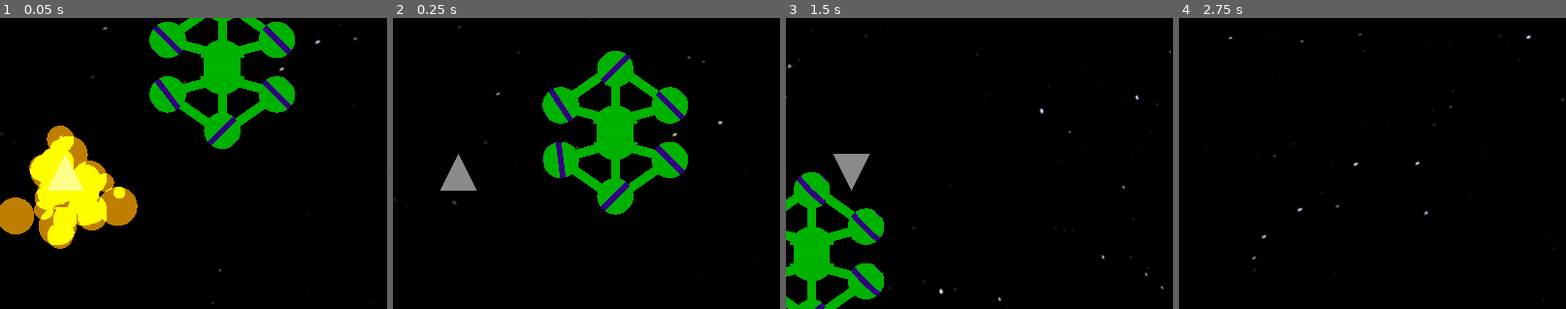
Above: before the commit, frames 1-4 (left to right).
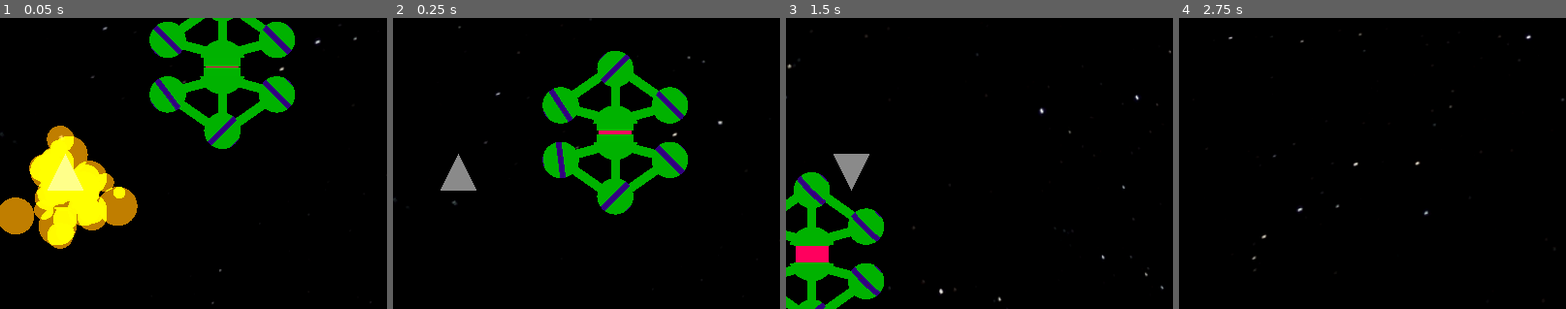
Above: after the commit, the same moments.

Repository: davis-trem/Bosconian3D
Game: Godot game, scene res://scenes/battle_field.tscn
Two runs of this game, one before a commit and one after it. Both use one fixed random seed, a clock stepped at 60 frames per second and the inputs below.
Inputs:
- Up to frame 1 (0.05 s): no input
- Up to frame 2 (0.25 s): no input
- Up to frame 3 (1.5 s): tap Enter (ui_accept) at 0.5, 0.77 s; hold Right (ui_right) 0.53-1.28 s; hold Shift (toggle_camera) 0.53-1.28 s; hold Down (ui_down) from 1.28 s (still down); tap Shift (toggle_camera) at 1.35 s
- Up to frame 4 (2.75 s): tap Enter (ui_accept) at 1.52 s; release Down (ui_down) at 2.03 s; hold Right (ui_right) from 2.03 s (still down); hold Shift (toggle_camera) from 2.03 s (still down)
The pictures show only the part of the screen within x 42-91%, y 24-74%; the shares and areas given below are measured in that part.

The runs differ from the first frame. In frame 1, less than 0.1% of the frame differs, in the area x 52-63%, y 16-17%; in frame 2, 0.1%; in frame 3, 0.5%, in the area x 2-12%, y 78-84%; in frame 4, nothing differs.

Commit message:
death for enemy base

Diff:
--- /dev/null
+++ b/client/scenes/core.tscn
@@ -0,0 +1,29 @@
+[gd_scene load_steps=5 format=3 uid="uid://brjs18jvibmdf"]
+
+[ext_resource type="Script" path="res://scripts/core.gd" id="1_1bbr5"]
+
+[sub_resource type="StandardMaterial3D" id="StandardMaterial3D_f03ao"]
+albedo_color = Color(1, 0, 0.368627, 1)
+
+[sub_resource type="CylinderMesh" id="CylinderMesh_8uef6"]
+material = SubResource("StandardMaterial3D_f03ao")
+top_radius = 0.45
+bottom_radius = 0.45
+height = 0.6
+
+[sub_resource type="CylinderShape3D" id="CylinderShape3D_7pcit"]
+height = 0.6
+radius = 0.45
+
+[node name="Core" type="StaticBody3D" groups=["enemy"]]
+collision_layer = 2
+collision_mask = 13
+script = ExtResource("1_1bbr5")
+
+[node name="MeshInstance3D4" type="MeshInstance3D" parent="."]
+transform = Transform3D(1, 0, 0, 0, -4.37114e-08, -1, 0, 1, -4.37114e-08, 0, 0, 0)
+mesh = SubResource("CylinderMesh_8uef6")
+
+[node name="CollisionShape3D" type="CollisionShape3D" parent="."]
+transform = Transform3D(1, 0, 0, 0, -4.37114e-08, -1, 0, 1, -4.37114e-08, 0, 0, 0)
+shape = SubResource("CylinderShape3D_7pcit")
--- a/client/scenes/enemy_base.tscn
+++ b/client/scenes/enemy_base.tscn
@@ -1,8 +1,9 @@
-[gd_scene load_steps=19 format=3 uid="uid://sogdc1rw0ou4"]
+[gd_scene load_steps=18 format=3 uid="uid://sogdc1rw0ou4"]
 
 [ext_resource type="Script" path="res://scripts/enemy_base.gd" id="1_6d7wp"]
 [ext_resource type="Shader" path="res://shaders/enemy_base_core_shield.gdshader" id="1_8oirp"]
 [ext_resource type="PackedScene" uid="uid://cmkdpup77057y" path="res://scenes/orb.tscn" id="2_pxyja"]
+[ext_resource type="PackedScene" uid="uid://brjs18jvibmdf" path="res://scenes/core.tscn" id="3_yni1v"]
 
 [sub_resource type="CylinderShape3D" id="CylinderShape3D_svfkf"]
 height = 0.5
@@ -26,15 +27,6 @@
 [sub_resource type="CylinderMesh" id="CylinderMesh_41y2n"]
 material = SubResource("StandardMaterial3D_eeuxe")
 height = 0.26
-
-[sub_resource type="StandardMaterial3D" id="StandardMaterial3D_f03ao"]
-albedo_color = Color(1, 0, 0.368627, 1)
-
-[sub_resource type="CylinderMesh" id="CylinderMesh_vnqud"]
-material = SubResource("StandardMaterial3D_f03ao")
-top_radius = 0.45
-bottom_radius = 0.45
-height = 0.6
 
 [sub_resource type="Animation" id="Animation_251h0"]
 resource_name = "open_shields"
@@ -242,9 +234,7 @@
 transform = Transform3D(1, 0, 0, 0, -4.37114e-08, 1, 0, -1, -4.37114e-08, 0, 0, -0.13)
 mesh = SubResource("CylinderMesh_41y2n")
 
-[node name="MeshInstance3D4" type="MeshInstance3D" parent="."]
-transform = Transform3D(1, 0, 0, 0, -4.37114e-08, -1, 0, 1, -4.37114e-08, 0, 0, 0)
-mesh = SubResource("CylinderMesh_vnqud")
+[node name="Core" parent="." instance=ExtResource("3_yni1v")]
 
 [node name="AnimationPlayer" type="AnimationPlayer" parent="."]
 libraries = {
--- a/client/scenes/orb.tscn
+++ b/client/scenes/orb.tscn
@@ -3,7 +3,8 @@
 [ext_resource type="Shader" path="res://shaders/orb.gdshader" id="1_7xq6x"]
 [ext_resource type="Script" path="res://scripts/orb.gd" id="1_o2i8t"]
 
-[sub_resource type="SphereShape3D" id="SphereShape3D_4tcma"]
+[sub_resource type="CylinderShape3D" id="CylinderShape3D_b34uw"]
+height = 1.0
 
 [sub_resource type="ShaderMaterial" id="ShaderMaterial_oifpq"]
 render_priority = 0
@@ -27,7 +28,7 @@
 script = ExtResource("1_o2i8t")
 
 [node name="CollisionShape3D" type="CollisionShape3D" parent="."]
-shape = SubResource("SphereShape3D_4tcma")
+shape = SubResource("CylinderShape3D_b34uw")
 
 [node name="BodyMesh" type="MeshInstance3D" parent="."]
 transform = Transform3D(1, 0, 0, 0, -4.37114e-08, 1, 0, -1, -4.37114e-08, 0, 0, 0)
--- a/client/scripts/bullet.gd
+++ b/client/scripts/bullet.gd
@@ -30,5 +30,6 @@
 
 
 func _on_body_entered(body: Node3D):
-	body.die()
+	if body.has_method('die'):
+		body.die()
 	queue_free()
--- /dev/null
+++ b/client/scripts/core.gd
@@ -0,0 +1,17 @@
+extends StaticBody3D
+
+
+signal has_died
+
+
+# Called when the node enters the scene tree for the first time.
+func _ready():
+	pass # Replace with function body.
+
+
+# Called every frame. 'delta' is the elapsed time since the previous frame.
+func _process(delta):
+	pass
+
+func die():
+	has_died.emit()
--- a/client/scripts/enemy_base.gd
+++ b/client/scripts/enemy_base.gd
@@ -1,15 +1,38 @@
 extends StaticBody3D
 
 
-# Called when the node enters the scene tree for the first time.
-func _ready():
-	pass # Replace with function body.
+const Util = preload('res://scripts/util.gd')
+
+@onready var animation_player = $AnimationPlayer
+@onready var core = $Core
+@onready var orb = $Orb
+@onready var orb_3 = $Orb3
+@onready var orb_2 = $Orb2
+@onready var orb_4 = $Orb4
+@onready var orb_5 = $Orb5
+@onready var orb_6 = $Orb6
+
+var orbs = []
 
 
-# Called every frame. 'delta' is the elapsed time since the previous frame.
+func _ready():
+	core.has_died.connect(_die)
+
+	orbs = [orb, orb_2, orb_3, orb_4, orb_5, orb_6]
+	for o in orbs:
+		o.has_died.connect(_handle_orb_died)
+	animation_player.play('open_shields')
+
+
 func _process(delta):
 	pass
 
 
-func die():
-	pass
+func _handle_orb_died():
+	if orbs.all(func(o): return o.is_dead):
+		_die()
+
+
+func _die():
+	Util.explode(self)
+	queue_free()
--- a/client/scripts/orb.gd
+++ b/client/scripts/orb.gd
@@ -4,7 +4,9 @@
 
 @onready var body_mesh = $BodyMesh
 @onready var projectile = $Projectile
+@onready var collision_shape = $CollisionShape3D
 
+signal has_died
 
 var is_dead = false
 var initial_look_direction = 0
@@ -38,8 +40,12 @@
 func die():
 	if is_dead:
 		return
+	is_dead = true
+	has_died.emit()
 	Util.explode(self)
-	is_dead = true
 	(body_mesh.mesh as SphereMesh).is_hemisphere = true
 	(body_mesh.mesh as SphereMesh).height = (body_mesh.mesh as SphereMesh).radius
 	body_mesh.rotation.z = PI
+	(collision_shape.shape as CylinderShape3D).height = (body_mesh.mesh as SphereMesh).radius
+	collision_shape.rotation.x = PI / 2
+	collision_shape.position.z = (body_mesh.mesh as SphereMesh).radius / 2
